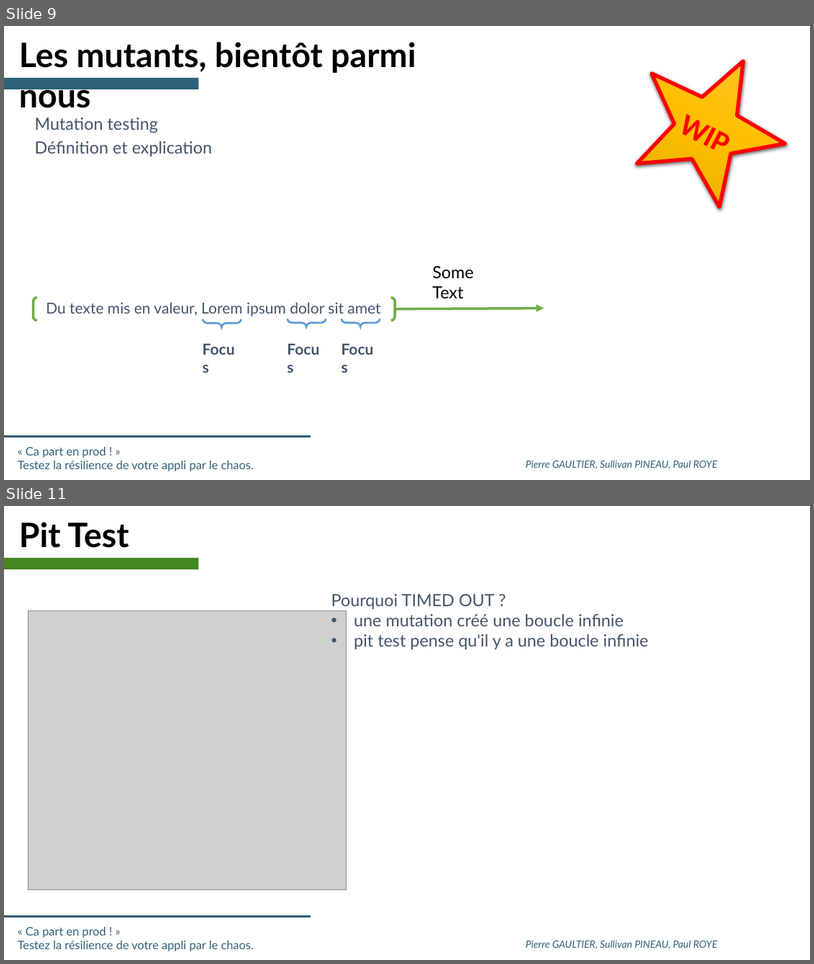
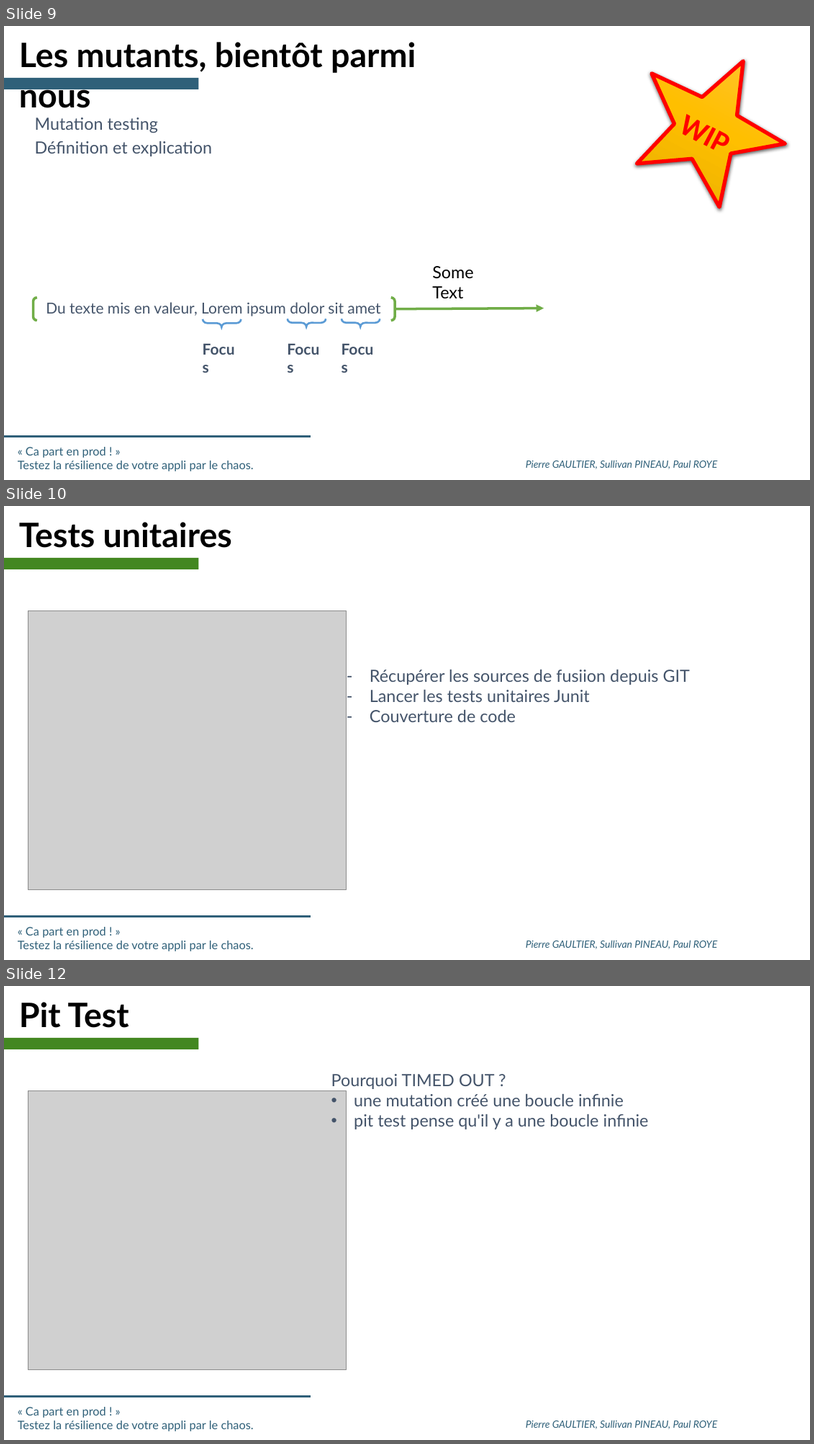
Before and after one commit to SII-Codelab-Chaos/Codelab-Chaos-TP, a slide deck: Hands-On -Chaos - SLIDES.pptx. Shown one above the other, each under a label of ours: slides 9 and 11 before the commit, slides 9, 10 and 12 after it; the slides between them are not shown. The pictures are 814x964 and 814x1444 pixels, drawn with LibreOffice and Linux fonts; fonts in the diff are those of the drawing; grey boxes stand for pictures; background and template pictures are left out. Boxes give left, top, right and bottom in pixels: in the first picture for what was removed or moved away, otherwise in the second. Text is boxed around its words. In the diff, an @@ line names an element or a change of style, - is before the commit and + after.

```diff
--- a/Hands-On -Chaos - SLIDES.pptx
+++ b/Hands-On -Chaos - SLIDES.pptx
@@ slide 10 added at [4,506,810,960], background #FFFFFF; not listed: 3 template elements that a slide beside it also shows @@
@@ text added at [19,522,232,548], 40 pt, text #000000, bold @@
+Tests unitaires
@@ rectangle added at [4,557,199,569], fill #438721 @@
@@ picture added at [28,610,347,890] @@
@@ text added at [370,669,690,722], 20 pt, text #44546A @@
+– Récupérer les sources de fusiion depuis GIT
+– Lancer les tests unitaires Junit
+– Couverture de code
@@ what was slide 11 is now slide 12 @@
```
Also in this commit, not shown: 1 slide changed, 3 other files.
